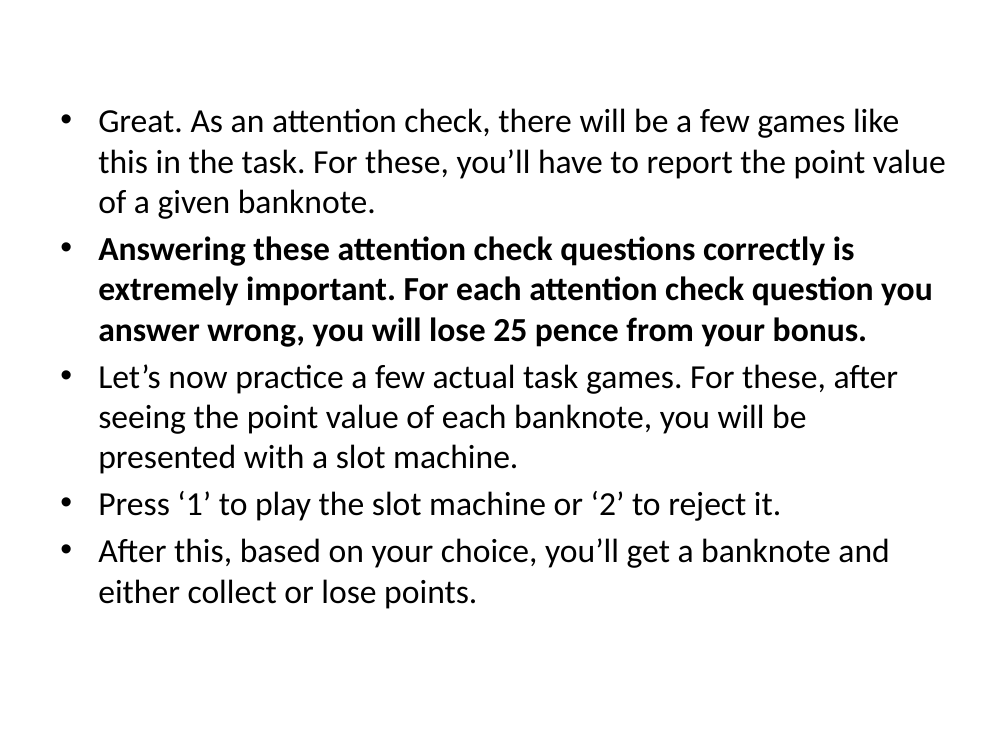
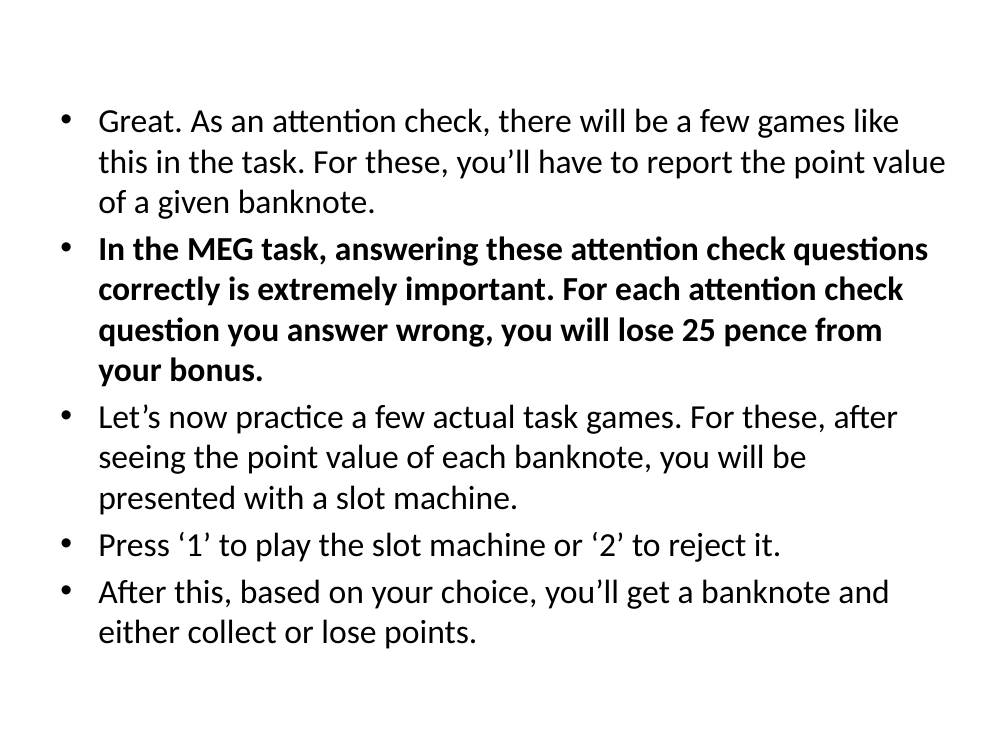
Before and after one commit to evanrussek/Gamble_Task_browser, a slide deck: slide 10 of public/Practice_Task2/Stimuli/uws_instr_slides_ver2.pptx. Drawn at 1008x756 pixels with LibreOffice and Linux fonts; fonts in the diff are those of the drawing. Boxes give left, top, right and bottom in pixels: in the first picture for what was removed or moved away, otherwise in the second. Text is boxed around its words. In the diff, an @@ line names an element or a change of style, - is before the commit and + after.

```diff
--- a/public/Practice_Task2/Stimuli/uws_instr_slides_ver2.pptx
+++ b/public/Practice_Task2/Stimuli/uws_instr_slides_ver2.pptx
@@ text at (x1=98, y1=236, x2=928, y2=387): text changed @@
-• Answering these attention check questions correctly is extremely important. For each attention check question you answer wrong, you will lose 25 pence from your bonus.
+• In the MEG task, answering these attention check questions correctly is extremely important. For each attention check question you answer wrong, you will lose 25 pence from your bonus.
```
Also in this commit, not shown: 3 other slides changed, 1 slide added, 29 other files.
